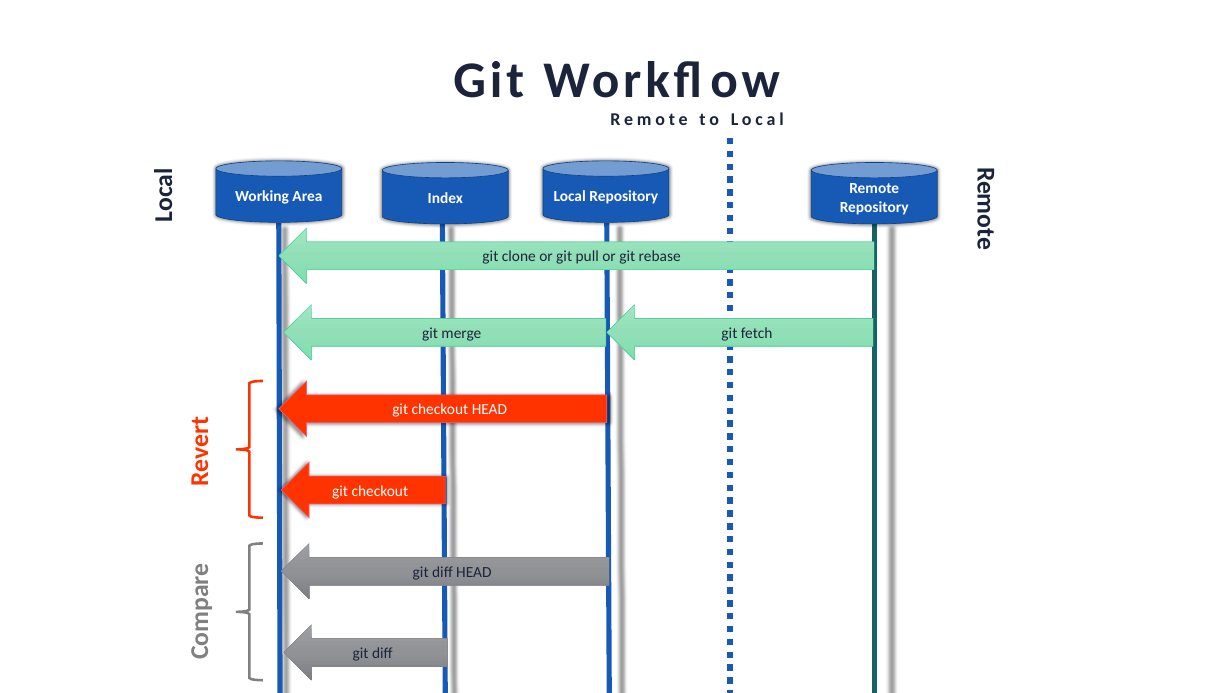
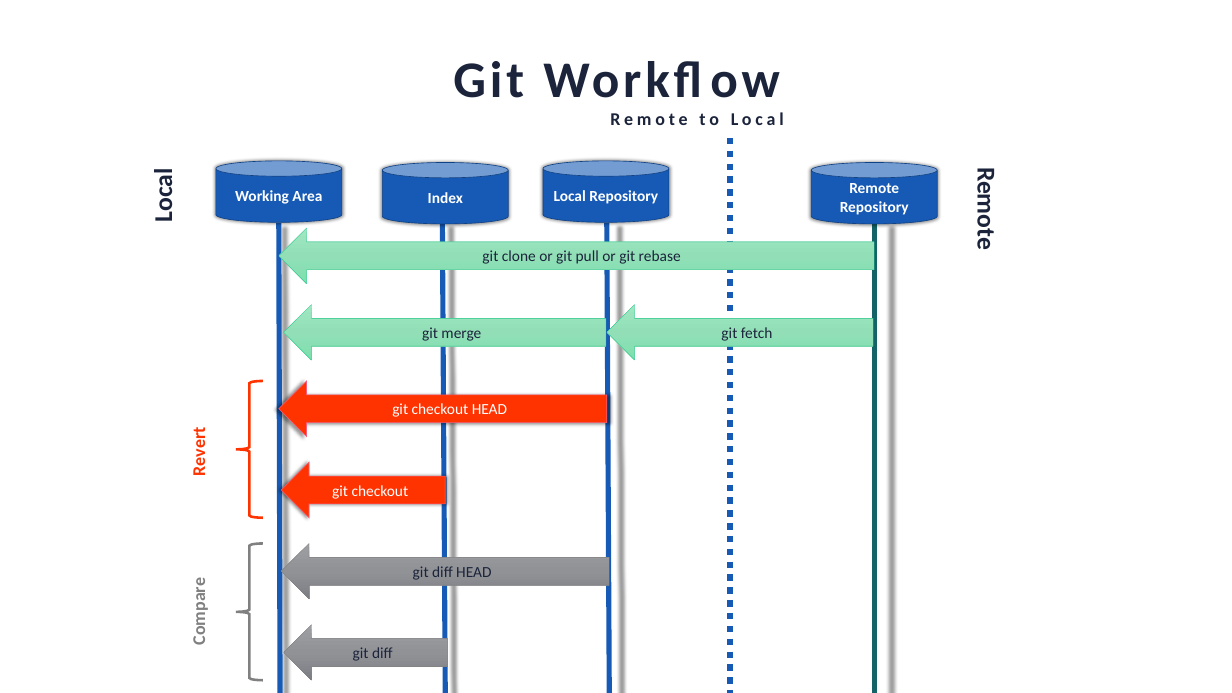
Before and after one commit to iAvinashVarma/GitBasics, a slide deck: slide 9 of Presentation/Git.pptx. Drawn at 1232x693 pixels with LibreOffice and Linux fonts; fonts in the diff are those of the drawing. Boxes give left, top, right and bottom in pixels: in the first picture for what was removed or moved away, otherwise in the second. Text is boxed around its words. In the diff, an @@ line names an element or a change of style, - is before the commit and + after.

Commit message:
Updating presentation.

```diff
--- a/Presentation/Git.pptx
+++ b/Presentation/Git.pptx
@@ text "Revert" moved from (x1=184, y1=424, x2=215, y2=485) to (x1=188, y1=431, x2=210, y2=475) @@
@@ text "Revert" at (x1=188, y1=431, x2=210, y2=475): size 40 to 28 pt @@
@@ text "Compare" at (x1=188, y1=584, x2=210, y2=643): size 40 to 28 pt @@
@@ text "Compare" moved from (x1=184, y1=573, x2=215, y2=657) to (x1=188, y1=584, x2=210, y2=643) @@
```
Also in this commit, not shown: 1 slide added, 1 slide removed.
